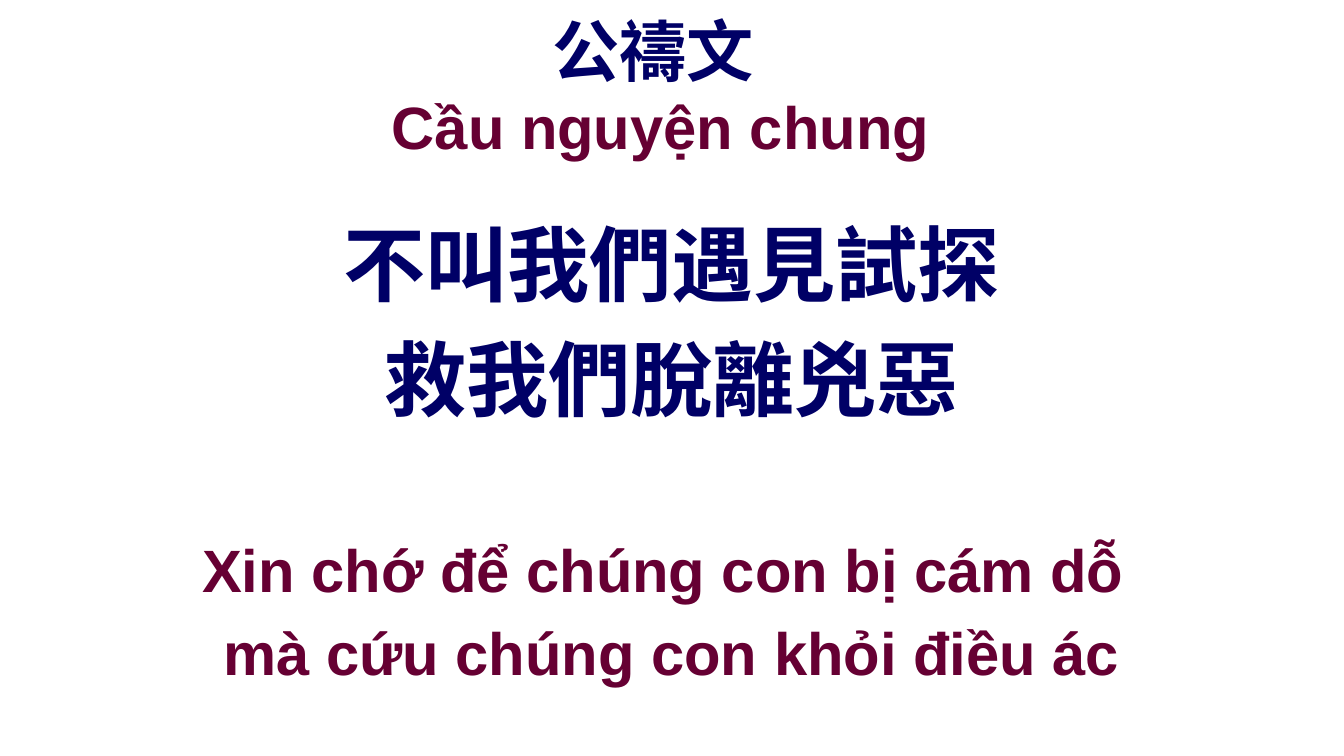
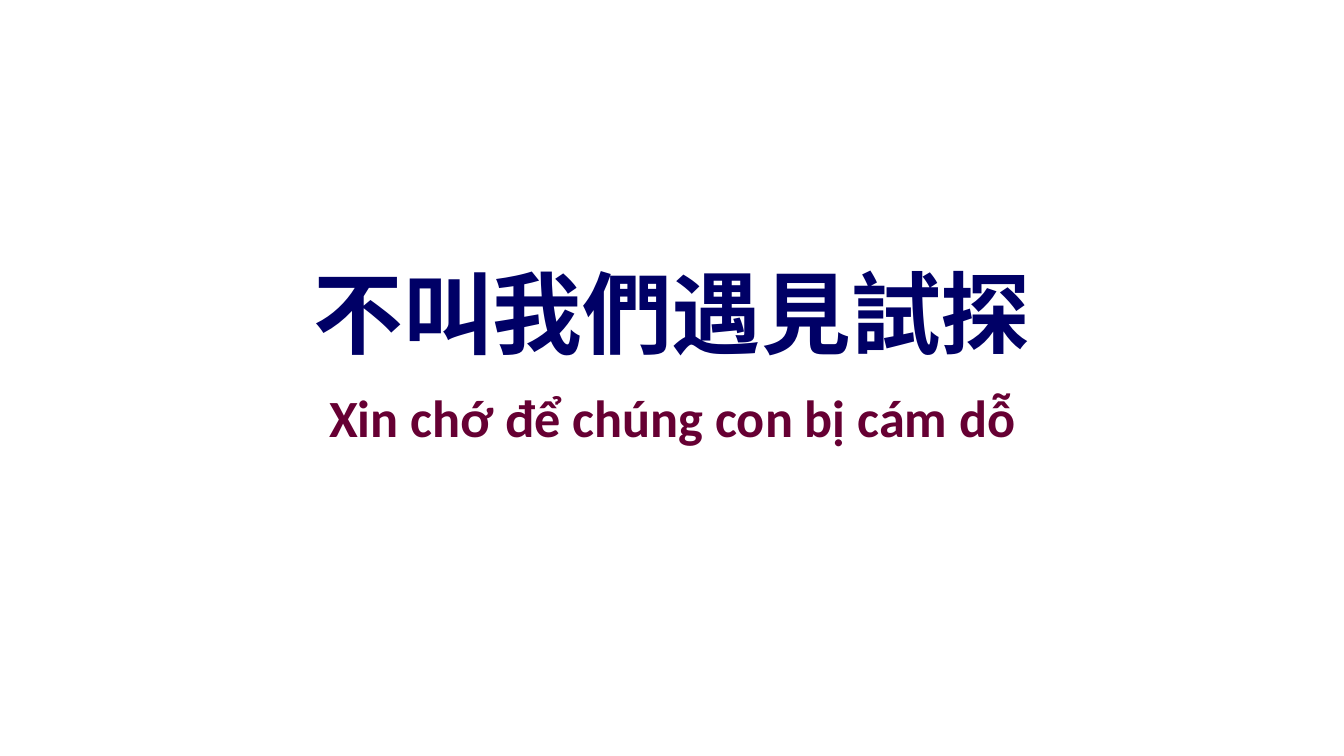
Before and after one commit to batisuoc/other-ppts, a slide deck: slide 33 of 聯合崇拜流程.pptx (slide 25 before the commit). Drawn at 1344x756 pixels with LibreOffice and Linux fonts; fonts in the diff are those of the drawing; background and template pictures are left out. Boxes give left, top, right and bottom in pixels: in the first picture for what was removed or moved away, otherwise in the second. Text is boxed around its words. In the diff, an @@ line names an element or a change of style, - is before the commit and + after.

```diff
--- a/聯合崇拜流程.pptx
+++ b/聯合崇拜流程.pptx
@@ title removed at <box>392,18,929,161</box> @@
-公禱文
-Cầu nguyện chung
@@ text "不叫我們遇見試探": place and size @@
-text "不叫我們遇見試探" at <box>343,225,1000,418</box>
+text "不叫我們遇見試探" at <box>314,270,1031,356</box>
@@ text "不叫我們遇見試探" at <box>314,270,1031,356</box>: size 44 to 48 pt @@
@@ text "Xin chớ để chúng con ...": place and size @@
-text "Xin chớ để chúng con ..." at <box>202,544,1123,687</box>
+text "Xin chớ để chúng con ..." at <box>329,393,1015,447</box>
@@ text "Xin chớ để chúng con ..." at <box>329,393,1015,447</box>: size 32 to 28 pt, font Arial to Calibri @@
@@ text at <box>384,340,959,418</box>: paragraph removed @@
-救我們脫離兇惡
@@ text at <box>223,629,1119,687</box>: paragraph removed @@
-mà cứu chúng con khỏi điều ác
```
Also in this commit, not shown: 13 other slides changed, 15 slides added, 1 slide removed.
